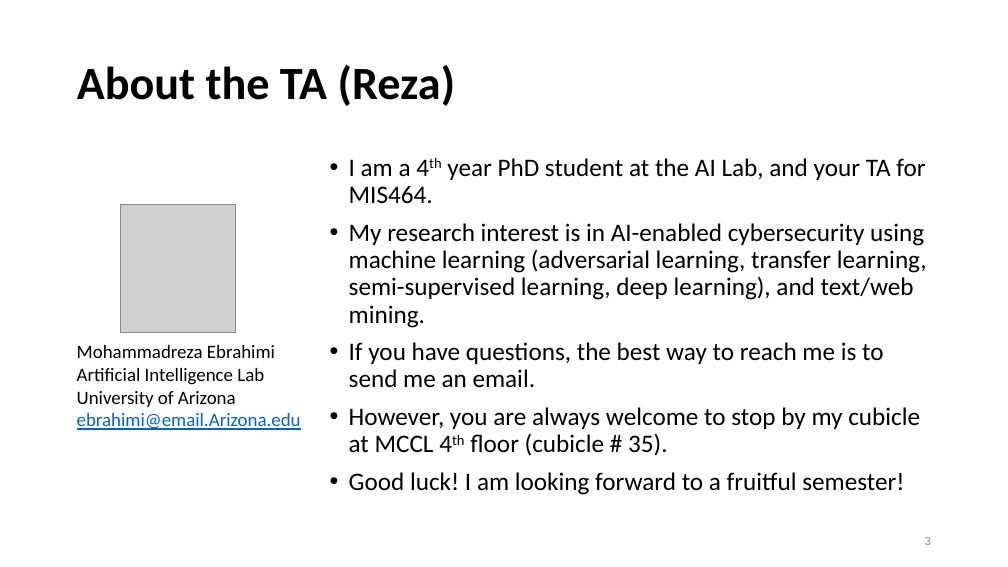
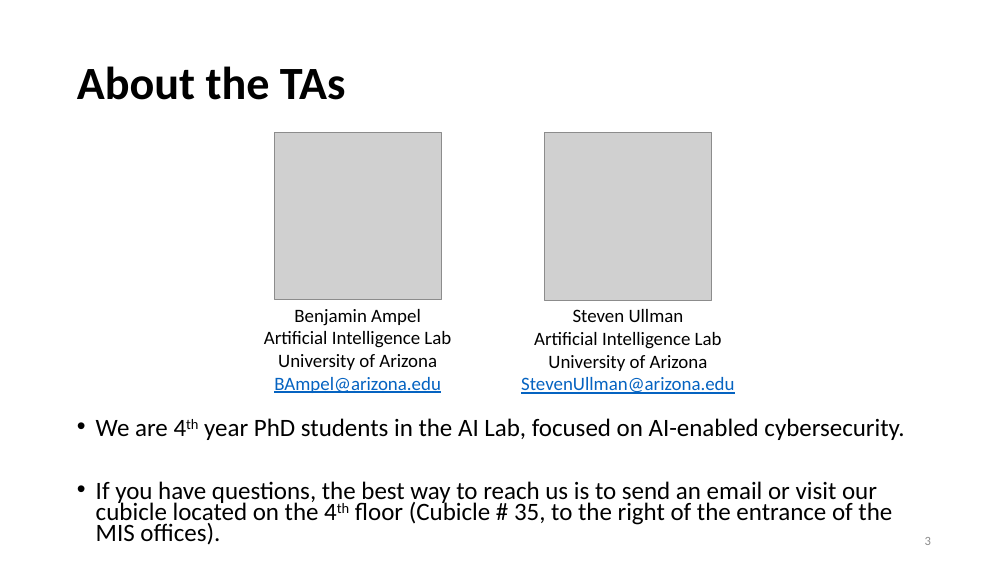
Before and after one commit to ailab-ua/courses, a slide deck: slide 3 of resources/PythonReview_1.pptx. Drawn at 1008x567 pixels with LibreOffice and Linux fonts; fonts in the diff are those of the drawing; grey boxes stand for pictures. Boxes give left, top, right and bottom in pixels: in the first picture for what was removed or moved away, otherwise in the second. Text is boxed around its words. In the diff, an @@ line names an element or a change of style, - is before the commit and + after.

```diff
--- a/resources/PythonReview_1.pptx
+++ b/resources/PythonReview_1.pptx
@@ title at (77, 66, 346, 100): text changed @@
-About the TA (Reza)
+About the TAs
@@ picture added at (274, 132, 442, 299) @@
@@ picture added at (544, 132, 712, 300) @@
@@ picture removed at (121, 204, 236, 333) @@
@@ text "Benjamin Ampel": place and size @@
-text "Benjamin Ampel" at (77, 345, 301, 430)
+text "Benjamin Ampel" at (264, 309, 451, 393)
@@ text at (294, 309, 421, 326): text changed @@
-Mohammadreza Ebrahimi
+Benjamin Ampel
@@ text added at (521, 309, 734, 394), 18 pt, text #000000 @@
+Steven Ullman
+Artificial Intelligence Lab
+University of Arizona
+StevenUllman@arizona.edu
@@ text at (264, 331, 451, 370): alignment left to centre @@
@@ text at (274, 377, 441, 393): text changed @@
-ebrahimi@email.Arizona.edu
+BAmpel@arizona.edu
@@ text at (96, 418, 904, 545): text changed; size 24 to 23.8 pt @@
-• I am a 4th year PhD student at the AI Lab, and your TA for MIS464.
-• My research interest is in AI-enabled cybersecurity using machine learning (adversarial learning, transfer learning, semi-supervised learning, deep learning), and text/web mining.
-• If you have questions, the best way to reach me is to send me an email.
-• However, you are always welcome to stop by my cubicle at MCCL 4th floor (cubicle # 35).
-• Good luck! I am looking forward to a fruitful semester!
+• We are 4th year PhD students in the AI Lab, focused on AI-enabled cybersecurity.
+• If you have questions, the best way to reach us is to send an email or visit our cubicle located on the 4th floor (Cubicle # 35, to the right of the entrance of the MIS offices).
```
Also in this commit, not shown: 21 other slides changed, 1 slide added, 3 slides removed.
